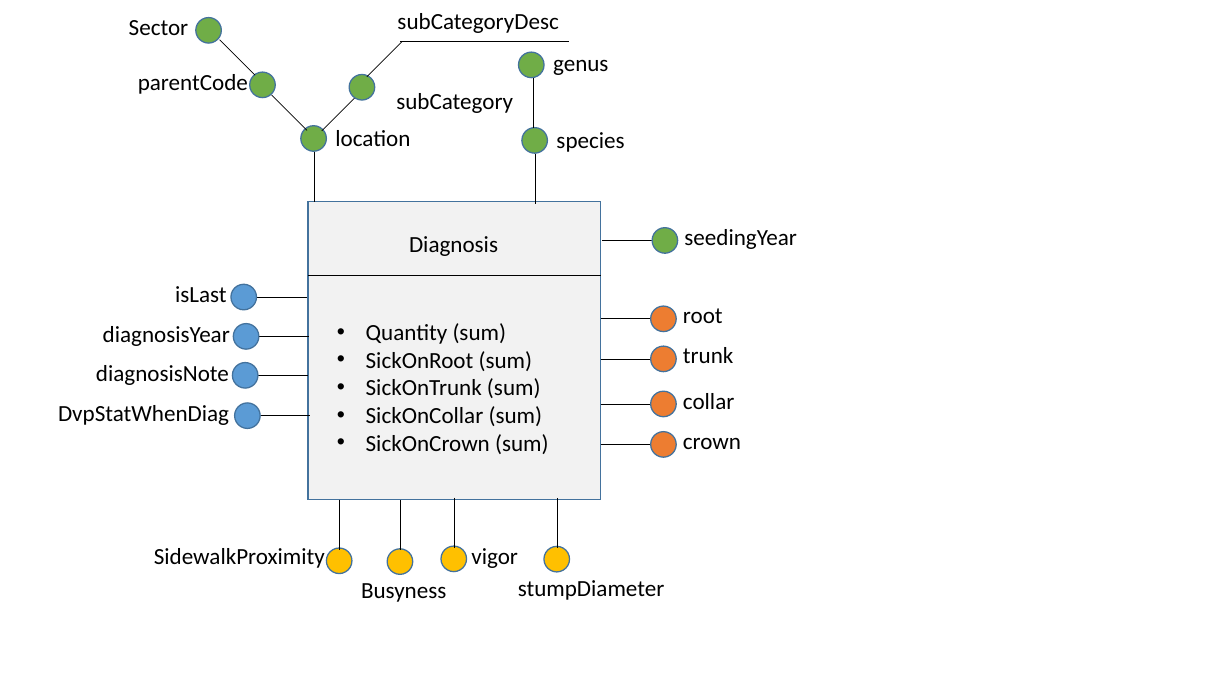
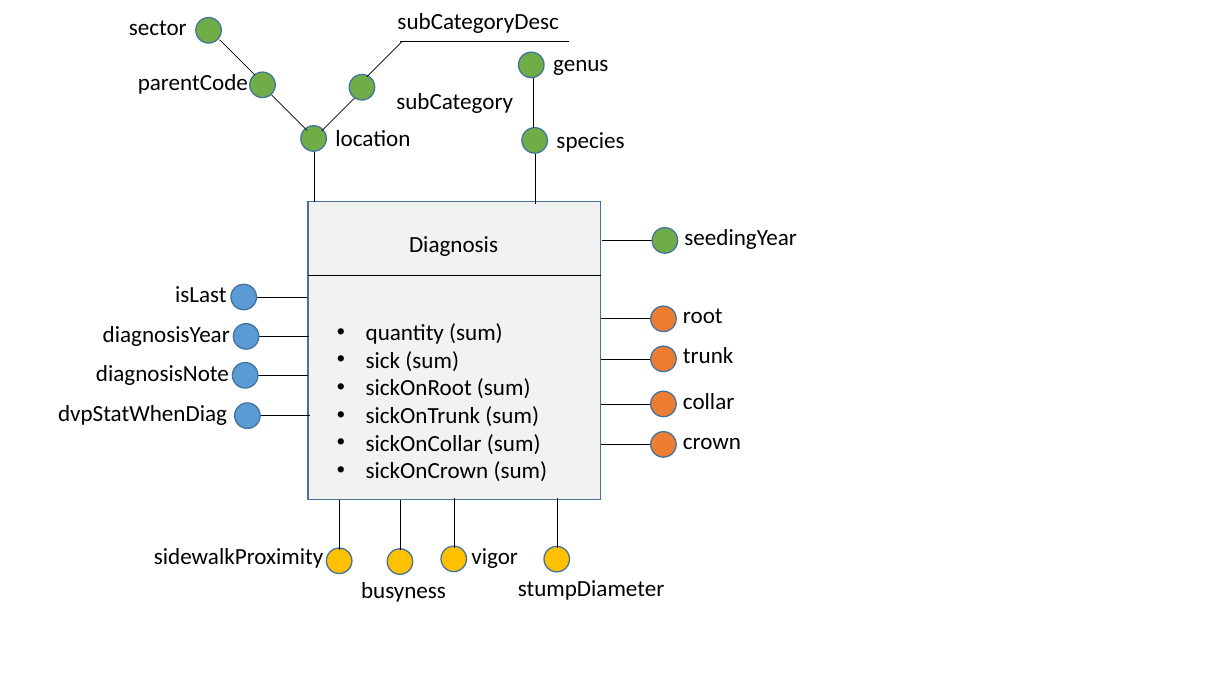
Before and after one commit to mroklom/Projet-Decisionnel-JVCTL, a slide deck: slide 1 of df-model/df-model.pptx. Drawn at 1232x693 pixels with LibreOffice and Linux fonts; fonts in the diff are those of the drawing. Boxes give left, top, right and bottom in pixels: in the first picture for what was removed or moved away, otherwise in the second. Text is boxed around its words. In the diff, an @@ line names an element or a change of style, - is before the commit and + after.

```diff
--- a/df-model/df-model.pptx
+++ b/df-model/df-model.pptx
@@ text at [129, 20, 187, 35]: text changed @@
-Sector
+sector
@@ text at [366, 323, 548, 481]: text changed @@
-• Quantity (sum)
-• SickOnRoot (sum)
-• SickOnTrunk (sum)
-• SickOnCollar (sum)
-• SickOnCrown (sum)
+• quantity (sum)
+• sick (sum)
+• sickOnRoot (sum)
+• sickOnTrunk (sum)
+• sickOnCollar (sum)
+• sickOnCrown (sum)
@@ text at [58, 405, 227, 425]: text changed @@
-DvpStatWhenDiag
+dvpStatWhenDiag
@@ text at [154, 548, 323, 568]: text changed @@
-SidewalkProximity
+sidewalkProximity
@@ text at [361, 582, 446, 602]: text changed @@
-Busyness
+busyness
```
Also in this commit, not shown: 1 other file.
